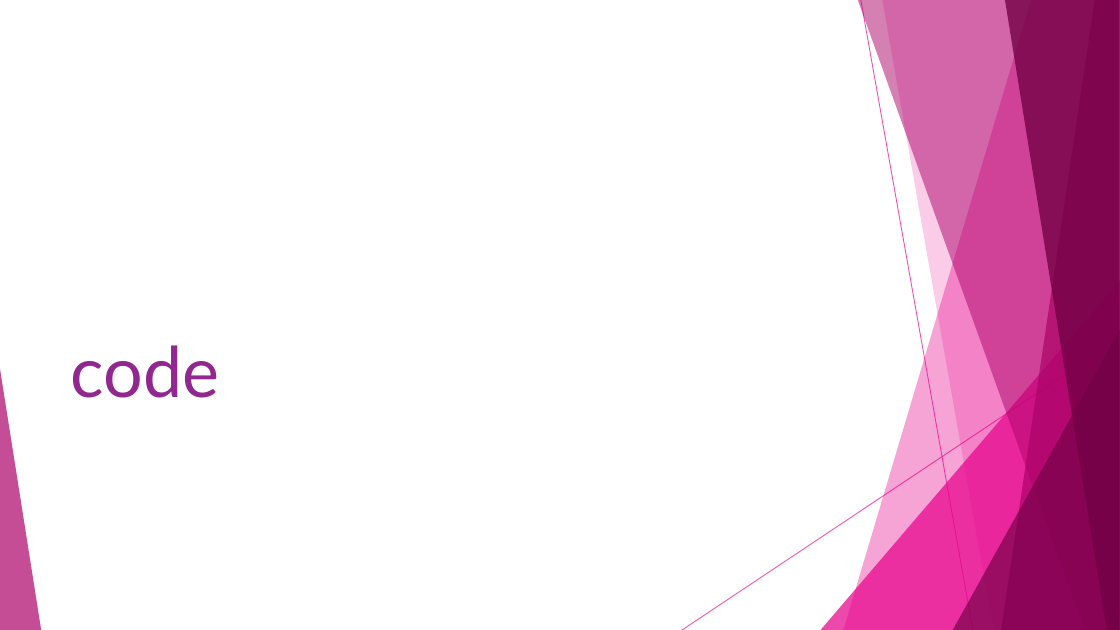
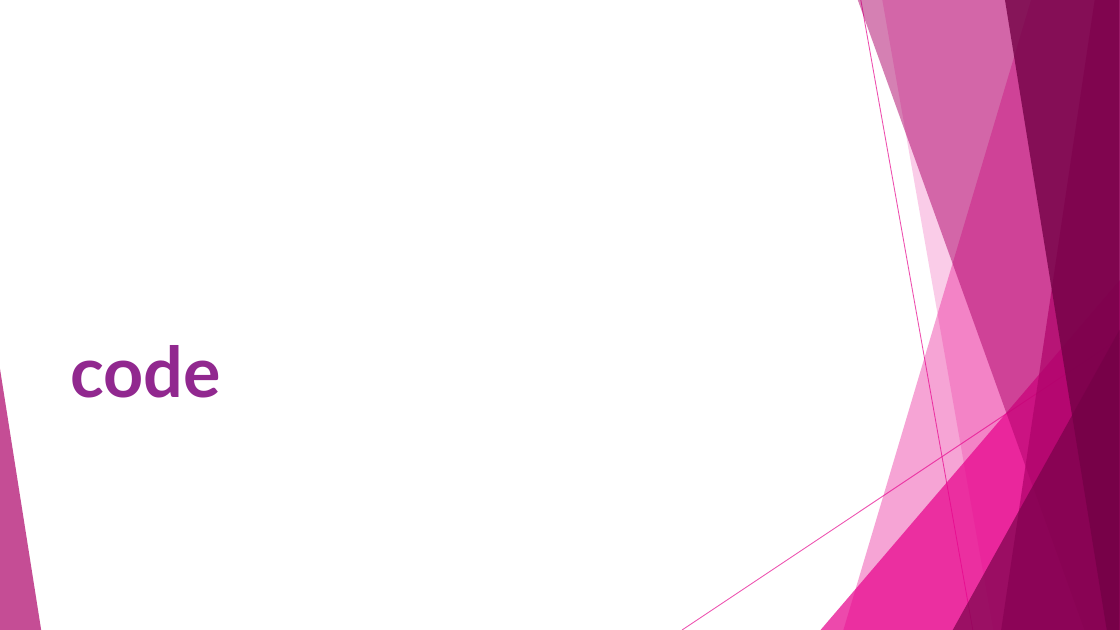
Before and after one commit to cabarney/Meet-Aurelia-Talk, a slide deck: slide 5 of Slides.pptx. Drawn at 1120x630 pixels with LibreOffice and Linux fonts; fonts in the diff are those of the drawing; background and template pictures are left out. Boxes give left, top, right and bottom in pixels: in the first picture for what was removed or moved away, otherwise in the second. Text is boxed around its words. In the diff, an @@ line names an element or a change of style, - is before the commit and + after.

```diff
--- a/Slides.pptx
+++ b/Slides.pptx
@@ title "code" at <box>71,345,221,398</box>: bold on @@
```
Also in this commit, not shown: 4 other slides changed.
